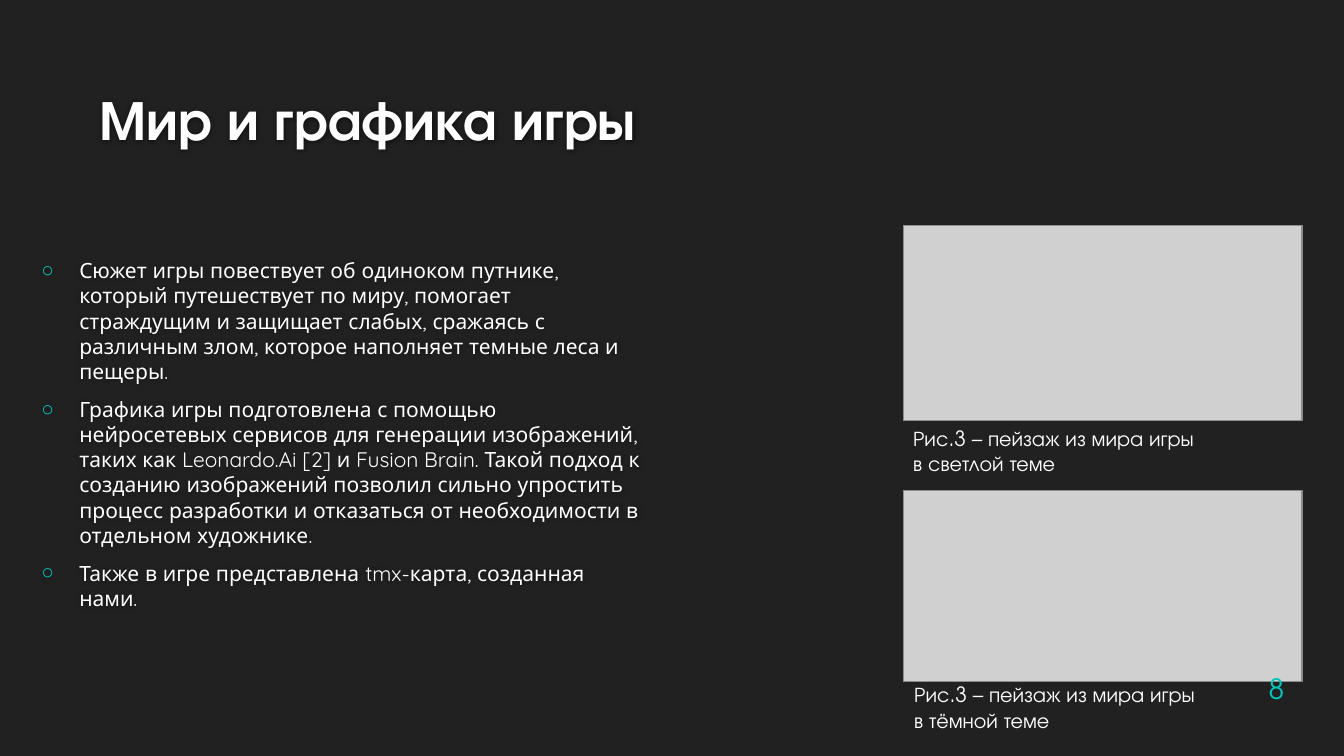
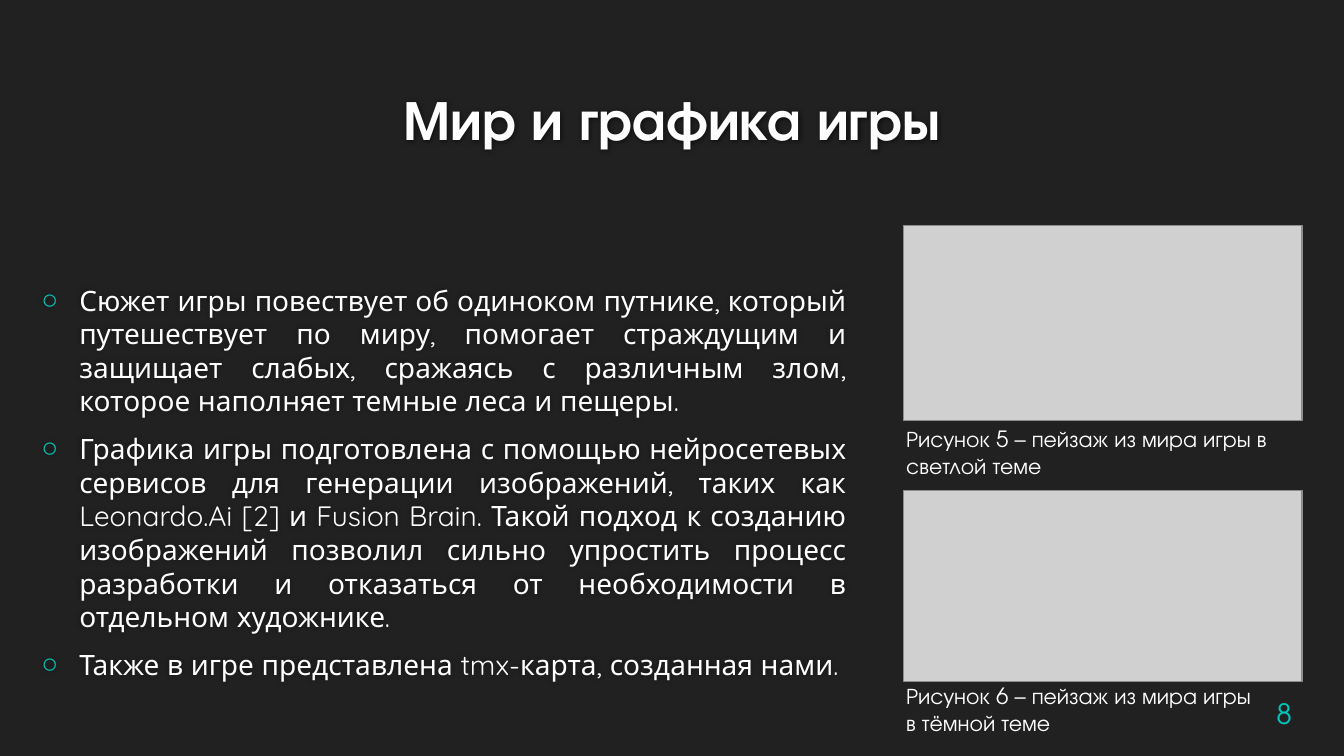
Before and after one commit to leagueofadventures/origin, a slide deck: slide 8 of Документация/origin.pptx. Drawn at 1344x756 pixels with LibreOffice and Linux fonts; fonts in the diff are those of the drawing; grey boxes stand for pictures; background and template pictures are left out. Boxes give left, top, right and bottom in pixels: in the first picture for what was removed or moved away, otherwise in the second. Text is boxed around its words. In the diff, an @@ line names an element or a change of style, - is before the commit and + after.

```diff
--- a/Документация/origin.pptx
+++ b/Документация/origin.pptx
@@ title "Мир и графика игры" at (404,102,940,150): alignment left to centre @@
@@ text "Сюжет игры повествует об одиноком ..." at (79,289,846,682): size 15 to 20 pt; alignment left to justified; more space between paragraphs @@
@@ text at (906,430,1267,475): text changed; size 15 to 16 pt @@
-Рис.3 – пейзаж из мира игры
-в светлой теме
+Рисунок 5 – пейзаж из мира игры в светлой теме
@@ text "Рисунок 6 – пейзаж из ...": place and size @@
-text "Рисунок 6 – пейзаж из ..." at (914,680,1195,729)
+text "Рисунок 6 – пейзаж из ..." at (906,680,1250,732)
@@ text at (906,680,1250,708): text changed; size 15 to 16 pt @@
-Рис.3 – пейзаж из мира игры
+Рисунок 6 – пейзаж из мира игры
@@ page number rewrapped from (1269,669,1285,700) to (1276,703,1292,725) @@
@@ text at (906,716,1050,732): size 15 to 16 pt in "в тёмной теме" @@
```
Also in this commit, not shown: 11 other slides changed, 2 other files.
